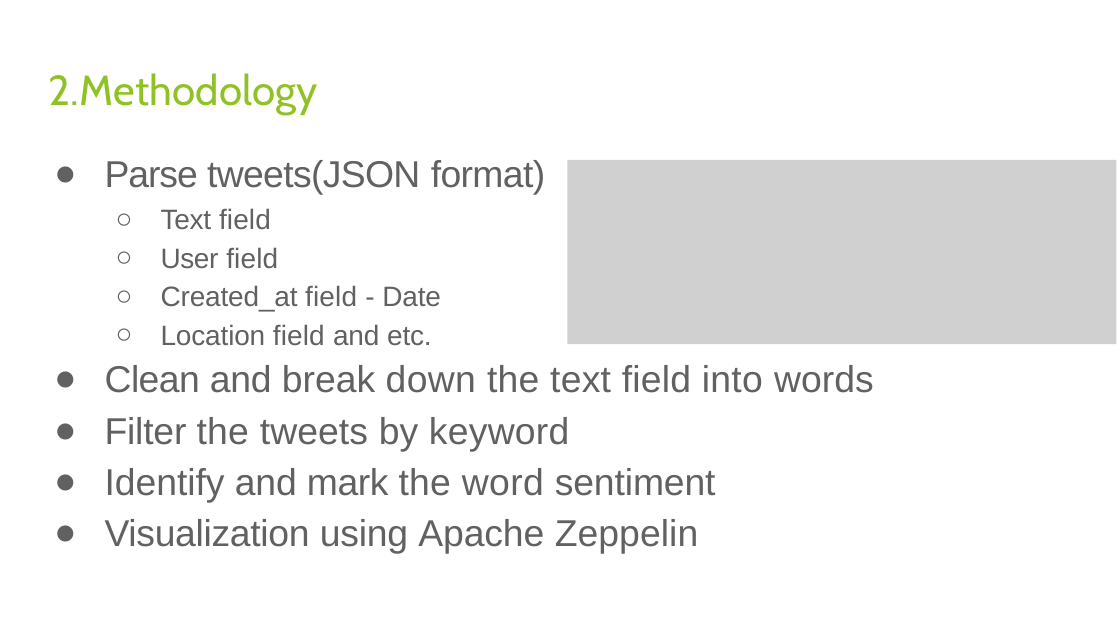
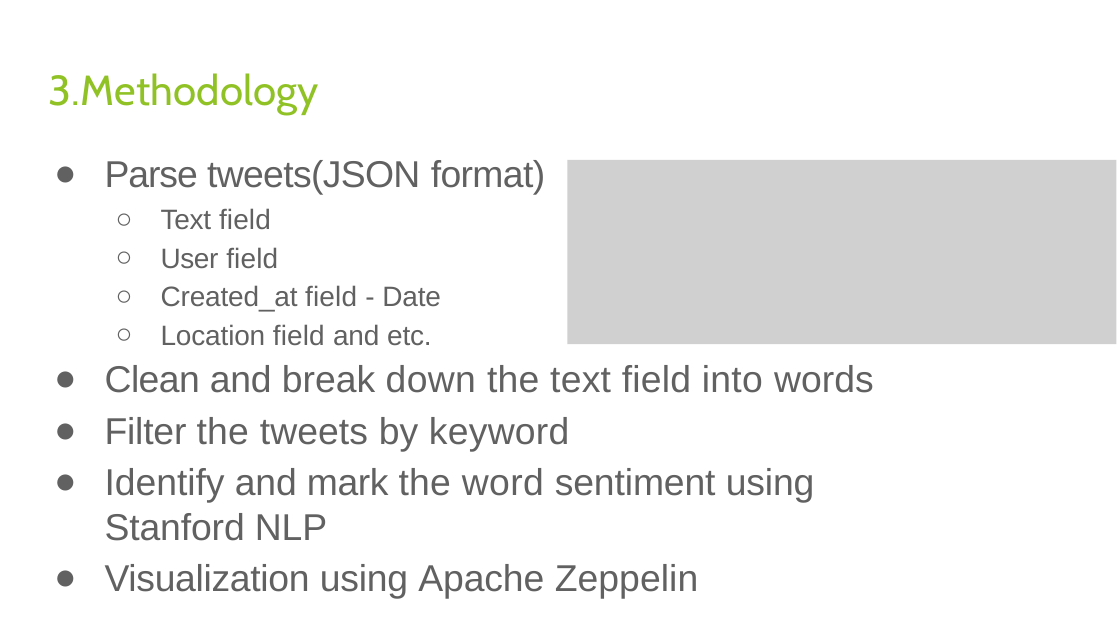
Before and after one commit to PoiBilibili/CSYE7200_FinalProject, a slide deck: slide 4 of Planning.pptx (slide 3 before the commit). Drawn at 1120x630 pixels with LibreOffice and Linux fonts; fonts in the diff are those of the drawing; grey boxes stand for pictures. Boxes give left, top, right and bottom in pixels: in the first picture for what was removed or moved away, otherwise in the second. Text is boxed around its words. In the diff, an @@ line names an element or a change of style, - is before the commit and + after.

```diff
--- a/Planning.pptx
+++ b/Planning.pptx
@@ title at box(49, 73, 319, 115): text changed @@
-2.Methodology
+3.Methodology
@@ text at box(105, 468, 815, 541): text changed @@
-● Identify and mark the word sentiment
+● Identify and mark the word sentiment using Stanford NLP
```
Also in this commit, not shown: 6 other slides changed, 45 other files.
